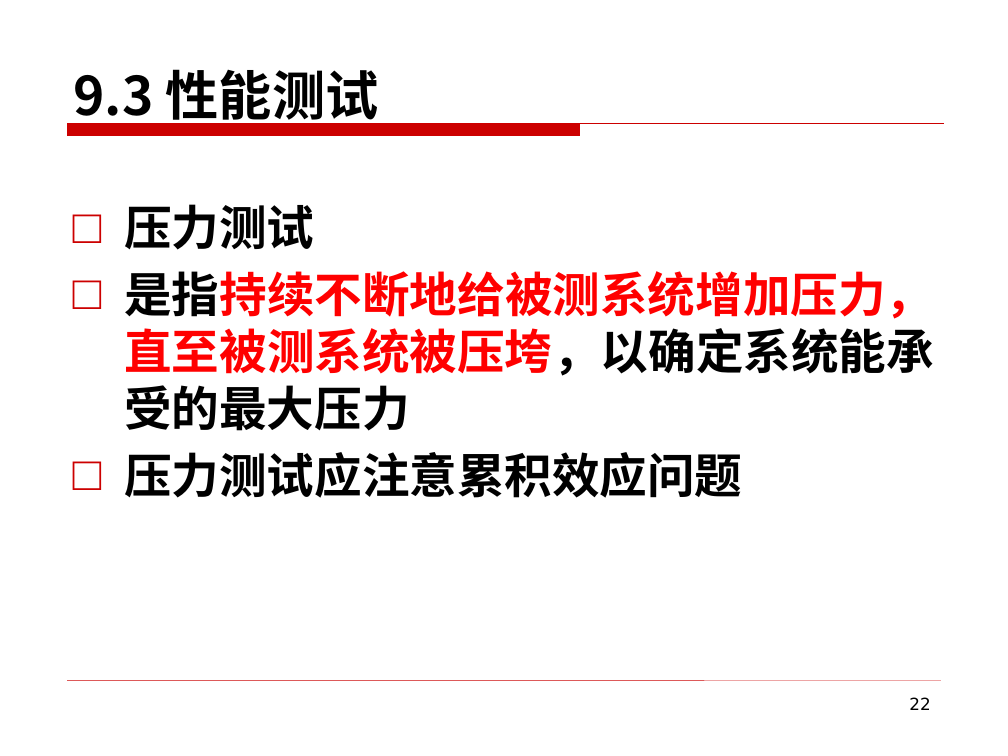
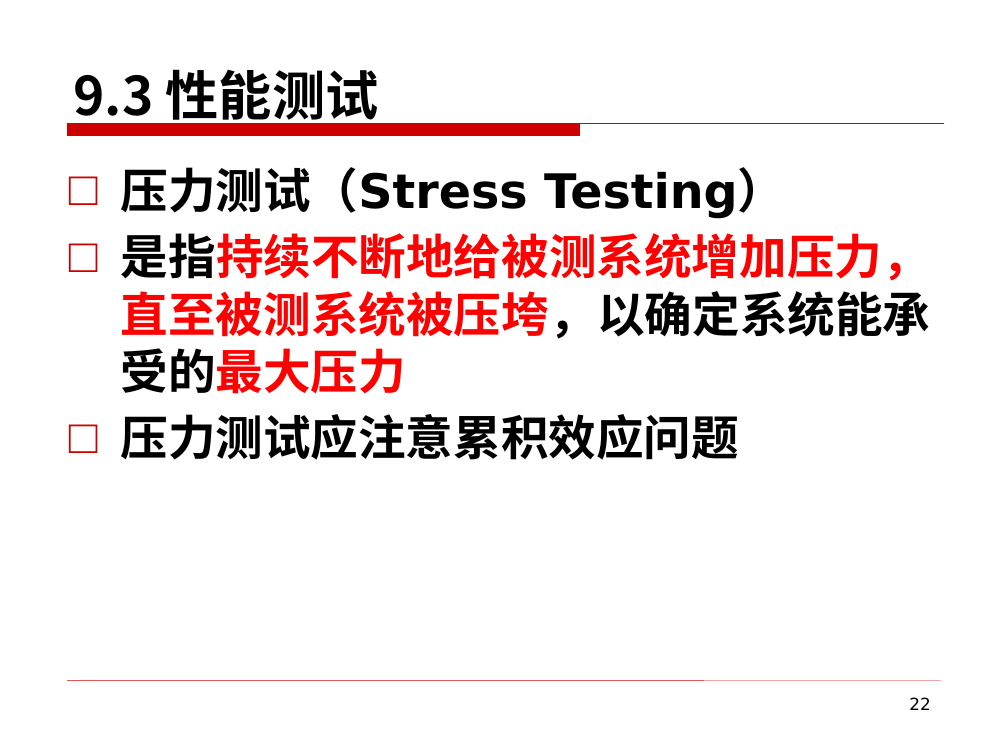
Before and after one commit to edu2act/course-foundation-software-tesing, a slide deck: slide 22 of PPT/第三部分 软件测试应用/9 系统测试.pptx. Drawn at 1008x756 pixels with LibreOffice and Linux fonts; fonts in the diff are those of the drawing; background and template pictures are left out. Boxes give left, top, right and bottom in pixels: in the first picture for what was removed or moved away, otherwise in the second. Text is boxed around its words. In the diff, an @@ line names an element or a change of style, - is before the commit and + after.

Commit message:
系统测试

```diff
--- a/PPT/第三部分 软件测试应用/9 系统测试.pptx
+++ b/PPT/第三部分 软件测试应用/9 系统测试.pptx
@@ text "压力测试（Stress Testing）": place and size @@
-text "压力测试（Stress Testing）" at (124,204,934,498)
+text "压力测试（Stress Testing）" at (121,167,931,460)
@@ text at (121,167,785,218): text changed @@
-□ 压力测试
+□ 压力测试（Stress Testing）
@@ text at (121,233,931,394): text colour #000000 to #FF0000 in "是指持续不断地给被测系统增加压力，直至被测系统被压垮，以确定系统能承受的最大压力" @@
```
Also in this commit, not shown: 13 other slides changed, 1 slide removed, 1 other file.
